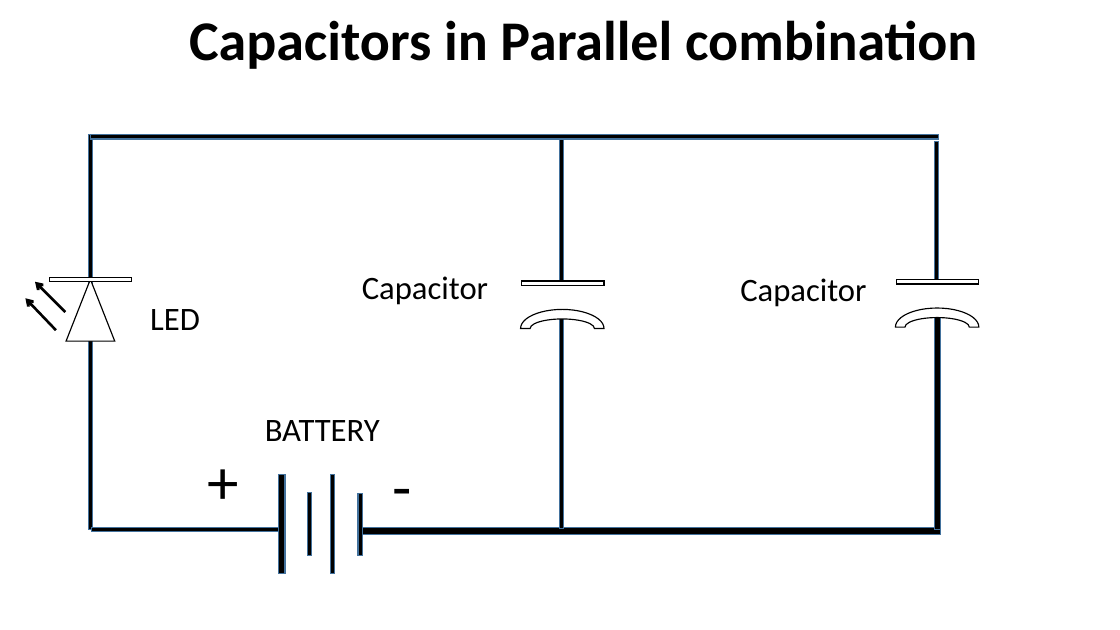
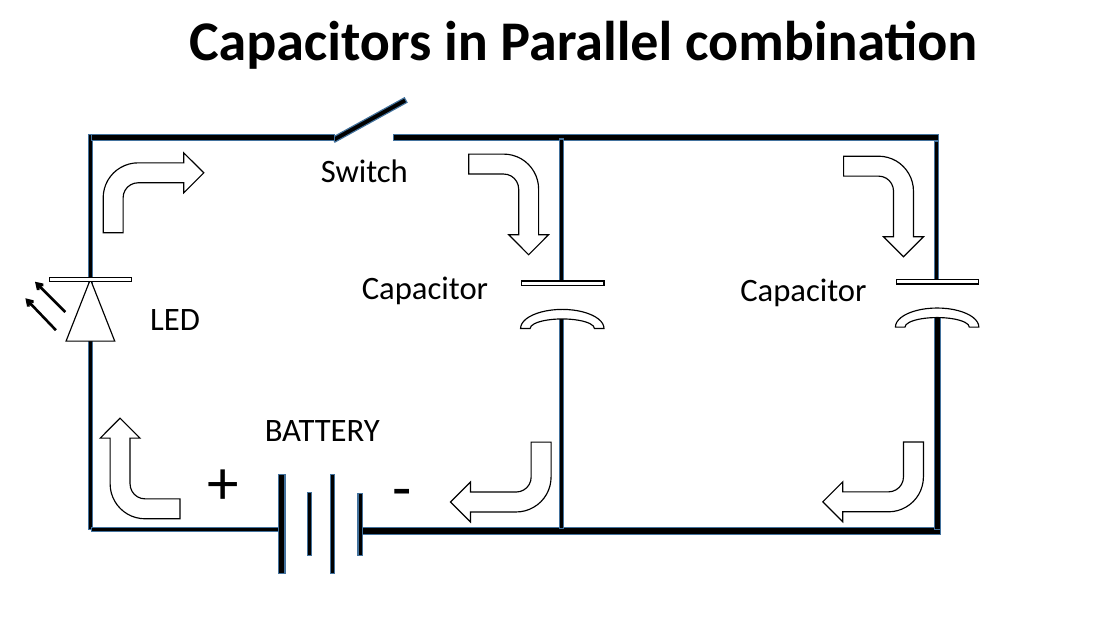
Before and after one commit to infocelab/embedded-projects, a slide deck: slide 10 of Documents/projects for schools.pptx. Drawn at 1120x630 pixels with LibreOffice and Linux fonts; fonts in the diff are those of the drawing. Boxes give left, top, right and bottom in pixels: in the first picture for what was removed or moved away, otherwise in the second. Text is boxed around its words. In the diff, an @@ line names an element or a change of style, - is before the commit and + after.

```diff
--- a/Documents/projects for schools.pptx
+++ b/Documents/projects for schools.pptx
@@ rectangle added at (332, 98, 407, 142), fill #000000, outline #43739E 1 pt @@
@@ rectangle added at (92, 134, 334, 140), fill #000000, outline #43739E 1 pt @@
@@ rectangle: place and size @@
-rectangle at (91, 135, 939, 139)
+rectangle at (393, 135, 939, 141)
@@ bent arrow added at (103, 153, 204, 233), fill #FFFFFF, outline #000000 1 pt @@
@@ text added at (321, 159, 408, 183), 28 pt, text #000000 @@
+Switch
@@ bent arrow added at (469, 154, 549, 255), fill #FFFFFF, outline #000000 1 pt @@
@@ bent arrow added at (844, 156, 924, 257), fill #FFFFFF, outline #000000 1 pt @@
@@ bent arrow added at (100, 418, 180, 519), fill #FFFFFF, outline #000000 1 pt @@
@@ bent arrow added at (450, 442, 551, 522), fill #FFFFFF, outline #000000 1 pt @@
@@ bent arrow added at (823, 442, 924, 522), fill #FFFFFF, outline #000000 1 pt @@
```
Also in this commit, not shown: 3 other slides changed, 1 slide added.
